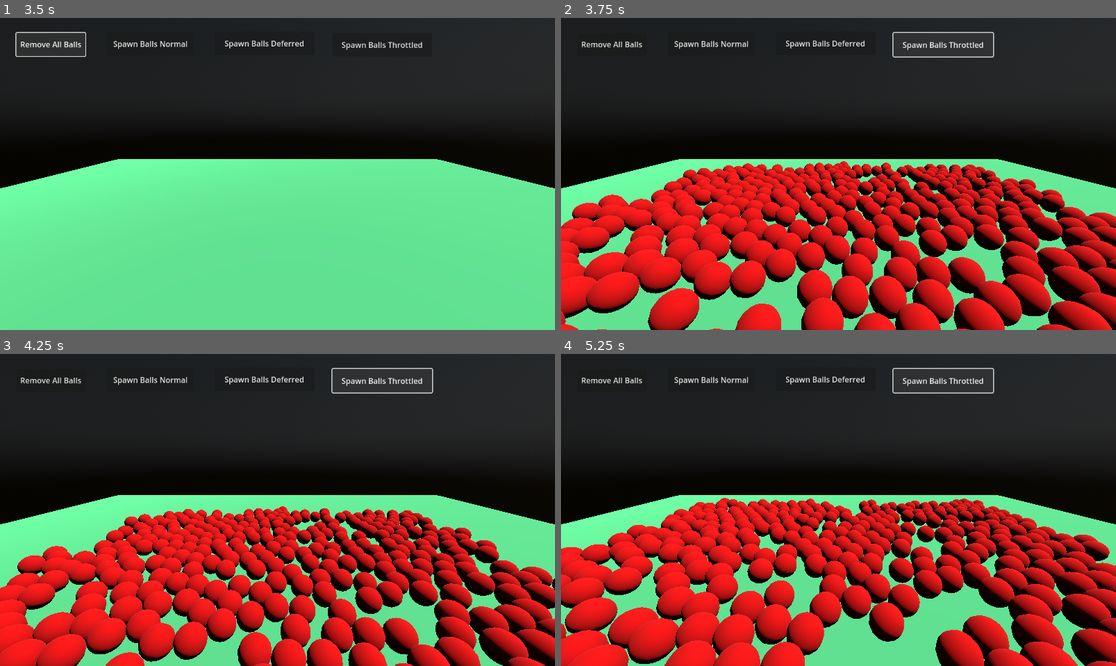
Above: before the commit, frames 1-4 (two rows, left to right).
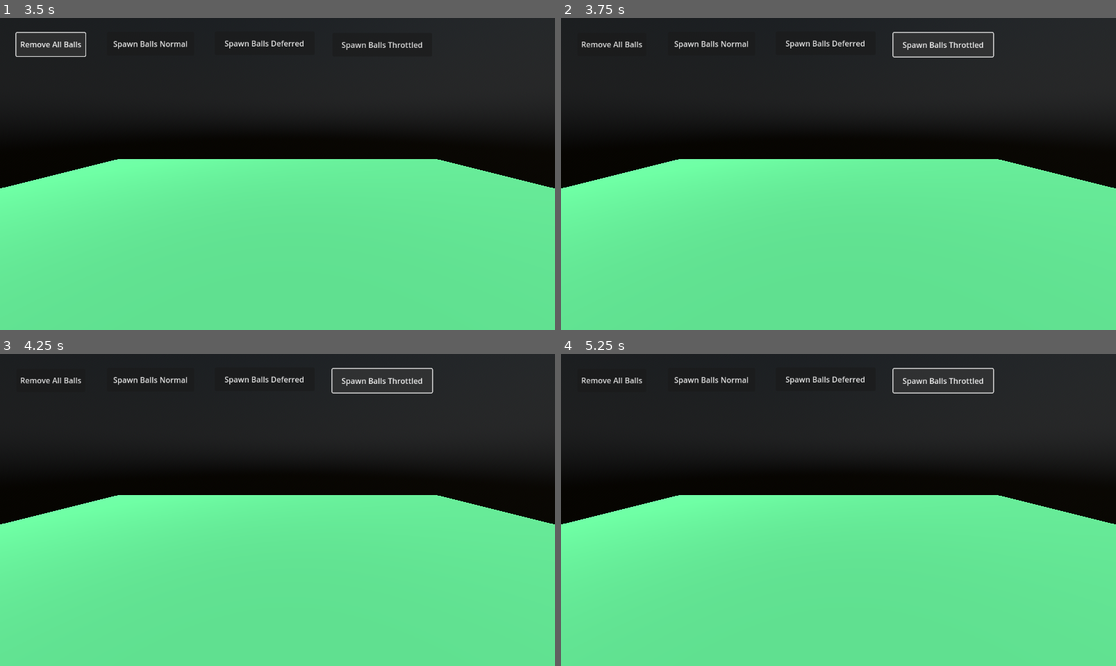
Above: after the commit, the same moments.

Repository: ImmersiveRPG/GodotCallThrottled
Game: Godot game, scene res://src/World/world.tscn
The game is run twice, just before and just after one commit, with the same random seed, the same clock (stepped at 60 frames per second) and the same inputs.
Inputs:
- Up to frame 1 (3.5 s): click "Spawn Balls Deferred" at 0.5 s; click "Spawn Balls Normal" at 1.25 s; click "Spawn Balls Normal" at 2 s; click "Remove All Balls" at 2.75 s
- Up to frame 2 (3.75 s): click "Spawn Balls Throttled" at 3.5 s
- Up to frame 3 (4.25 s): no input
- Up to frame 4 (5.25 s): click "Remove All Balls" at 4.25 s; click "Spawn Balls Throttled" at 5 s

Frame 1 is identical in both runs. In frame 2, 42% of the frame differs, in the area x 0-100%, y 45-100%; in frame 3, 38%; in frame 4, 40%.

Commit message:
Made throttled cbs only run on fames with process functions.

Diff:
--- a/project/src/CustomSceneTree/custom_scene_tree.gd
+++ b/project/src/CustomSceneTree/custom_scene_tree.gd
@@ -8,8 +8,8 @@
 
 const INT32_MAX := int(int(pow(2, 31)) - 1)
 var _throttler = null
-var _physics_process_start_ticks := 0
-var _physics_process_end_ticks := 0
+var _main_iteration_start_ticks := 0
+var _main_iteration_end_ticks := 0
 
 
 var _last_node_scene := preload("res://src/LastNode/last_node.tscn")
@@ -22,11 +22,11 @@
 	print("Main Loop Finalized")
 	pass
 
+
 func _physics_process(_delta : float) -> bool:
-	#OS.delay_msec(1000)
-	_physics_process_start_ticks = Time.get_ticks_msec()
+	print("Frame: %s" % [self.get_frame()])
 
-	#print("_physics_process_start_ticks: %s" % [_physics_process_start_ticks])
+	self._main_iteration_start()
 
 	# The Throttler singleton may not be loaded yet, so we manually check for it here
 	if _throttler == null:
@@ -40,7 +40,7 @@
 	if not is_instance_valid(_last_node):
 		_last_node = null
 
-	# Create the last node in tree
+	# Create the dummy last node in tree
 	if not _last_node:
 		_last_node = _last_node_scene.instantiate()
 		target.add_child(_last_node)
@@ -49,13 +49,18 @@
 	if _last_node.get_index() != target.get_child_count()-1:
 		target.move_child(_last_node, target.get_child_count()-1)
 
-	#print("---- end _physics_process: %s" % [Time.get_ticks_msec()])
-	#OS.delay_msec(1000)
 	return false
 
-func _physics_process_done() -> void:
-	_physics_process_end_ticks = Time.get_ticks_msec()
-	var used_physics_ticks := clampi(_physics_process_end_ticks - _physics_process_start_ticks, 0, INT32_MAX)
+
+func _main_iteration_start() -> void:
+	_main_iteration_start_ticks = Time.get_ticks_msec()
+	_main_iteration_end_ticks = _main_iteration_start_ticks
+	print("    _main_iteration_start: %s" % [_main_iteration_start_ticks])
+
+func _main_iteration_done() -> void:
+	_main_iteration_end_ticks = Time.get_ticks_msec()
+	print("    _main_iteration_done: %s" % [_main_iteration_end_ticks])
+	var used_physics_ticks := clampi(_main_iteration_end_ticks - _main_iteration_start_ticks, 0, INT32_MAX)
 
 	# Run callables
 	if _throttler and _throttler._is_setup:
--- a/project/src/LastNode/last_node.gd
+++ b/project/src/LastNode/last_node.gd
@@ -6,7 +6,7 @@
 
 
 
-func _physics_process(_delta : float) -> void:
+func _process(_delta : float) -> void:
 	var tree = self.get_tree() as CustomSceneTree
 	if tree:
-		tree._physics_process_done()
+		tree._main_iteration_done()
--- a/project/src/World/world.gd
+++ b/project/src/World/world.gd
@@ -14,9 +14,11 @@
 	Throttler.start(frame_budget_msec, frame_budget_threshold_msec)
 
 func _process(_delta : float) -> void:
+	print("    world _process: %s" % [Time.get_ticks_msec()])
 	OS.delay_msec(2)
 
 func _physics_process(_delta : float) -> void:
+	print("    world _physics_process: %s" % [Time.get_ticks_msec()])
 	OS.delay_msec(5)
 
 func _on_fps_timer_timeout() -> void:
@@ -46,7 +48,9 @@
 	print("Blocked for msecs: %s" % [used])
 
 func _on_button_spawn_balls_deferred_pressed() -> void:
-	var cb := func():
+	print("        button: %s, frame: %s" % [Time.get_ticks_msec(), self.get_tree().get_frame()])
+	var cb_defer := func():
+		print("        cb_defer: %s, frame: %s" % [Time.get_ticks_msec(), self.get_tree().get_frame()])
 		# Add ball
 		var ball := _ball_scene.instantiate()
 		_ball_holder.add_child(ball)
@@ -59,8 +63,29 @@
 			randf_range(-r, r),
 		)
 
+	var cb_throt := func():
+		print("        cb_throt a: %s, frame: %s" % [Time.get_ticks_msec(), self.get_tree().get_frame()])
+		#OS.delay_msec(1000)
+		# Add ball
+		var ball := _ball_scene.instantiate()
+		_ball_holder.add_child(ball)
+
+		# Give ball random position around center
+		const r := 25.0
+		ball.transform.origin = Vector3(
+			randf_range(-r, r),
+			3.0,
+			randf_range(-r, r),
+		)
+		print("        cb_throt b: %s, frame: %s" % [Time.get_ticks_msec(), self.get_tree().get_frame()])
+
 	for n in 500:
-		cb.call_deferred()
+		cb_defer.call_deferred()
+
+	for n in 500:
+		Throttler.call_throttled(cb_throt)
+
+	print("        button end: %s, frame: %s" % [Time.get_ticks_msec(), self.get_tree().get_frame()])
 
 func _on_button_spawn_balls_throttled_pressed() -> void:
 	var cb := func():
